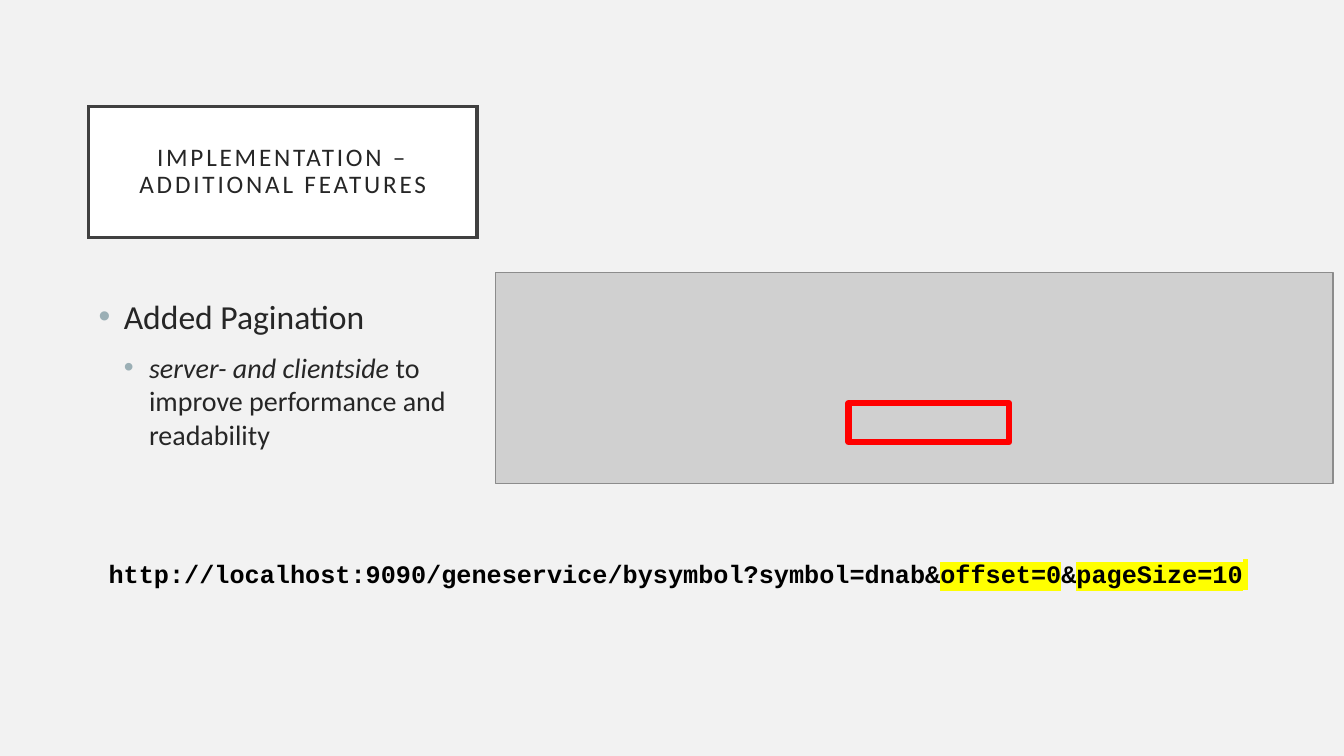
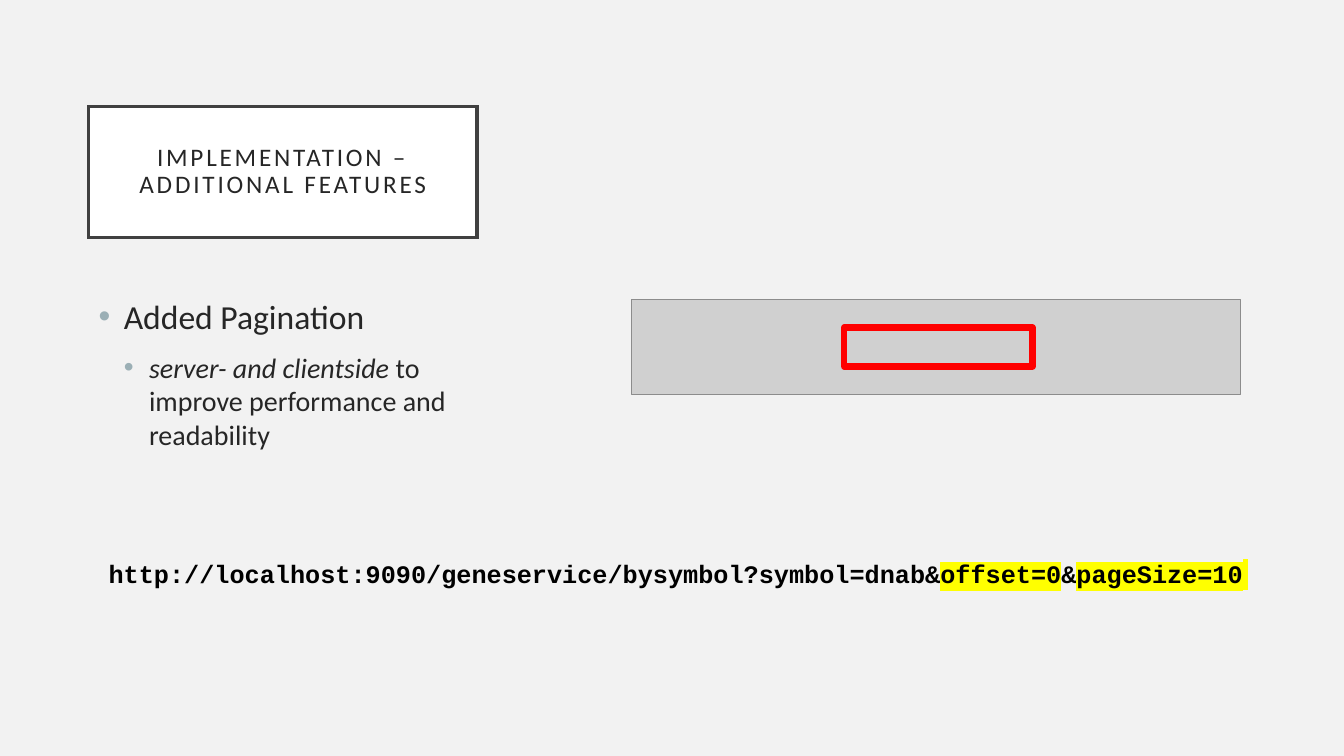
Before and after one commit to G43beli/GENEius, a slide deck: slide 8 of docs/Presentation.pptx. Drawn at 1344x756 pixels with LibreOffice and Linux fonts; fonts in the diff are those of the drawing; grey boxes stand for pictures. Boxes give left, top, right and bottom in pixels: in the first picture for what was removed or moved away, otherwise in the second. Text is boxed around its words. In the diff, an @@ line names an element or a change of style, - is before the commit and + after.

```diff
--- a/docs/Presentation.pptx
+++ b/docs/Presentation.pptx
@@ picture removed at (496, 272, 1334, 484) @@
@@ picture added at (632, 299, 1241, 395) @@
@@ rectangle: place and size @@
-rectangle at (849, 403, 1009, 443)
+rectangle at (845, 328, 1033, 367)
```
Also in this commit, not shown: 9 other slides changed, 3 other files.
